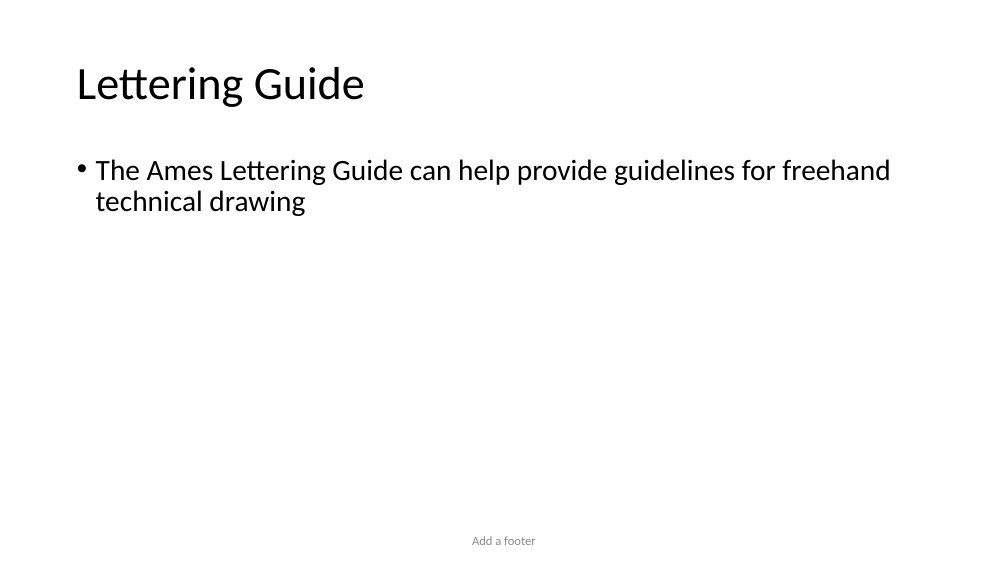
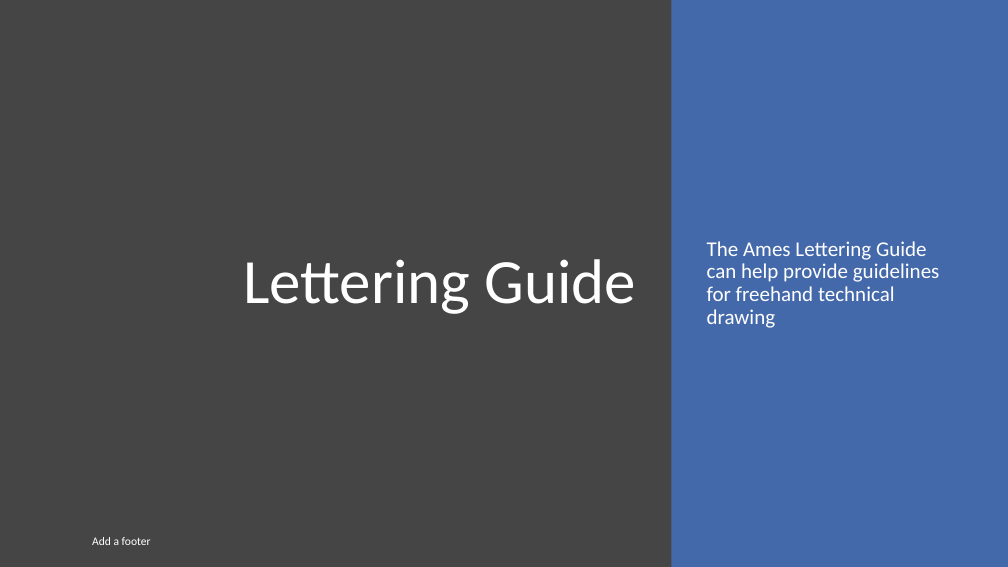
Before and after one commit to nickvertucci/Technology-Education-Curriculum, a slide deck: slide 6 of High School/Design and Drawing for Production/Unit 3 - Introduction to Lettering/Section 1 - What is Lettering/Assets/Unit 3 - Section 1 - What is Lettering.pptx. Drawn at 1008x567 pixels with LibreOffice and Linux fonts; fonts in the diff are those of the drawing. Boxes give left, top, right and bottom in pixels: in the first picture for what was removed or moved away, otherwise in the second. Text is boxed around its words. In the diff, an @@ line names an element or a change of style, - is before the commit and + after.

```diff
--- a/High School/Design and Drawing for Production/Unit 3 - Introduction to Lettering/Section 1 - What is Lettering/Assets/Unit 3 - Section 1 - What is Lettering.pptx
+++ b/High School/Design and Drawing for Production/Unit 3 - Introduction to Lettering/Section 1 - What is Lettering/Assets/Unit 3 - Section 1 - What is Lettering.pptx
@@ background #FFFFFF to #454545 @@
@@ rectangle added at (671,0,1008,567), fill #4472C4 at 80% opacity @@
@@ title "Lettering Guide": place and size @@
-title "Lettering Guide" at (77,67,365,107)
+title "Lettering Guide" at (243,259,637,314)
@@ title "Lettering Guide" at (243,259,637,314): size 44 to 60 pt, text colour #000000 to #FFFFFF; alignment left to right @@
@@ text "The Ames Lettering Guide can ...": place and size @@
-text "The Ames Lettering Guide can ..." at (96,159,890,216)
+text "The Ames Lettering Guide can ..." at (707,241,940,328)
@@ text "The Ames Lettering Guide can ..." at (707,241,940,328): size 28 to 20 pt, text colour #000000 to #FFFFFF; bullet • to none; vertical alignment top to middle @@
@@ text "Add a footer": place and size @@
-text "Add a footer" at (472,536,536,545)
+text "Add a footer" at (92,537,151,545)
@@ text "Add a footer" at (92,537,151,545): size 12 to 11 pt, text colour #8C8C8C to #FFFFFF; alignment centre to left; more space between paragraphs @@
```
Also in this commit, not shown: 1 slide added, 16 other files.
